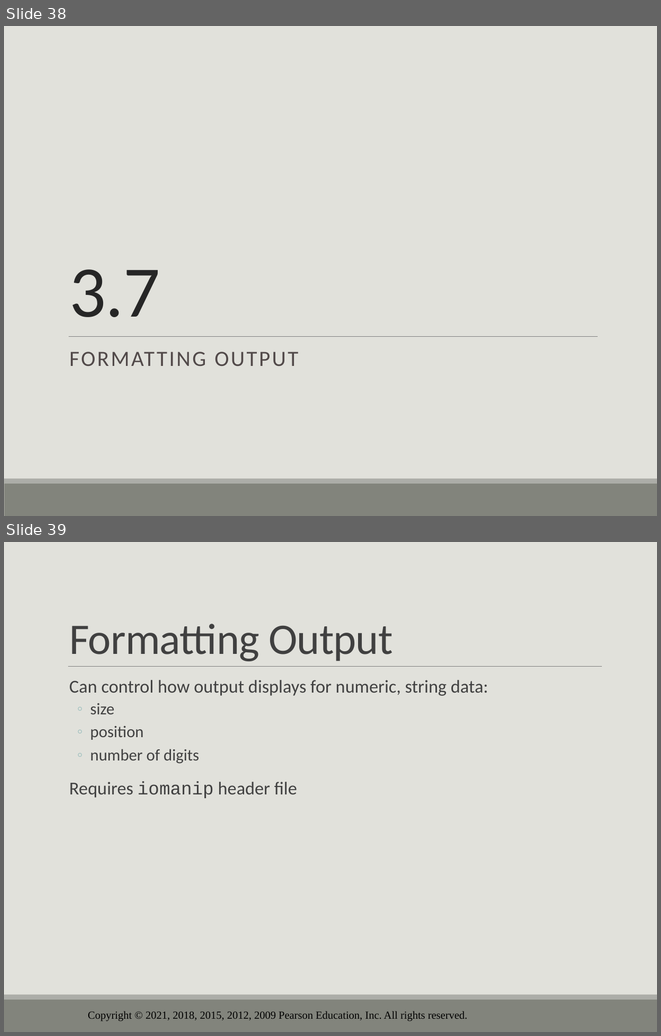
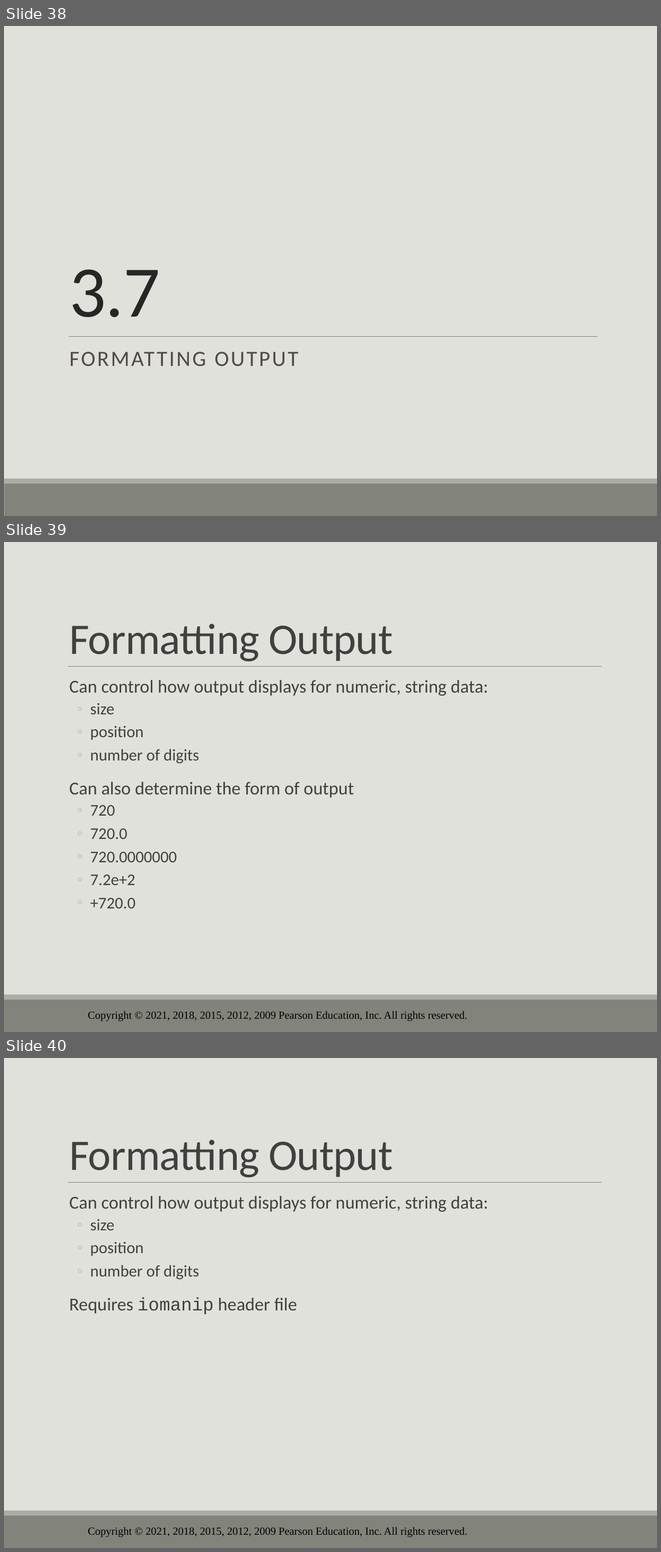
Before and after one commit to drolsonmi/eng1400, a slide deck: 1400_03_Expressions and Interactivity.pptx. Shown one above the other, each under a label of ours: slides 38 and 39 before the commit, slides 38, 39 and 40 after it. The pictures are 661x1036 and 661x1552 pixels, drawn with LibreOffice and Linux fonts; fonts in the diff are those of the drawing; background and template pictures are left out. Boxes give left, top, right and bottom in pixels: in the first picture for what was removed or moved away, otherwise in the second. Text is boxed around its words. In the diff, an @@ line names an element or a change of style, - is before the commit and + after.

```diff
--- a/1400_03_Expressions and Interactivity.pptx
+++ b/1400_03_Expressions and Interactivity.pptx
@@ slide 39 added at <box>4,542,657,1032</box>, background #E1E1DB; not listed: 4 template elements that a slide beside it also shows @@
@@ title added at <box>69,624,392,661</box>, 48 pt, text #404040 @@
+Formatting Output
@@ text added at <box>69,680,488,908</box>, 20 pt, text #404040 @@
+  Can control how output displays for numeric, string data:
+  ◦ size
+  ◦ position
+  ◦ number of digits
+  Can also determine the form of output
+  ◦ 720
+  ◦ 720.0
+  ◦ 720.0000000
+  ◦ 7.2e+2
+  ◦ +720.0
@@ what was slide 39 is now slide 40 @@
```
Also in this commit, not shown: 8 slides changed, 6 slides removed, 5 other files.
